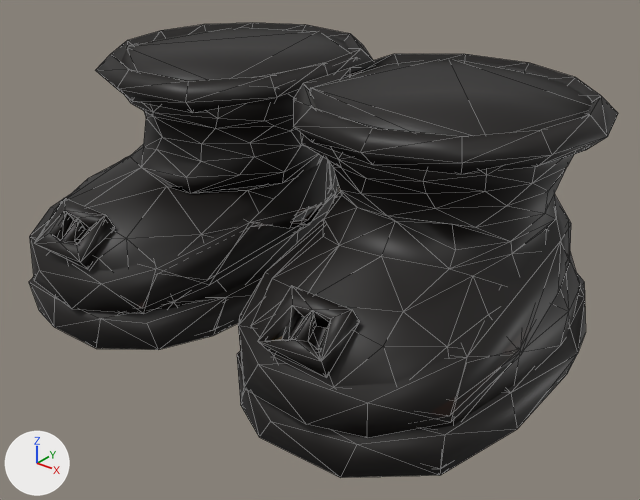
One commit to the glTF model assets/pirates/items/v5/boots_buckle_female_lo.glb: the scene before it, then after it.
Camera for both pictures: a 50 mm lens placed at (0.465, -0.636, 0.405), pointed at (0.023, -0.084, 0.062). The lights are fixed; the arrows at lower left show +X, +Y and +Z. The picture after the commit comes second. Mesh edges are drawn as thin lines. Vertices at exactly the same position are counted once.

The older version as bpy lines, for what is in view:
```python
me_boots_buckle_female_lo = bpy.data.meshes.new('boots_buckle_female_lo')
me_boots_buckle_female_lo.from_pydata(...)  # 1074 vertices, 2116 faces; spans x -0.252..0.248, y -0.256..0.098, z -0.009..0.213
me_boots_buckle_female_lo.materials.append(mat_boots_buckle)
ob_boots_buckle_female_lo = bpy.data.objects.new('boots_buckle_female_lo', me_boots_buckle_female_lo)
ob_boots_buckle_female_lo.location = (0.0, 0.0, 0.0)
```
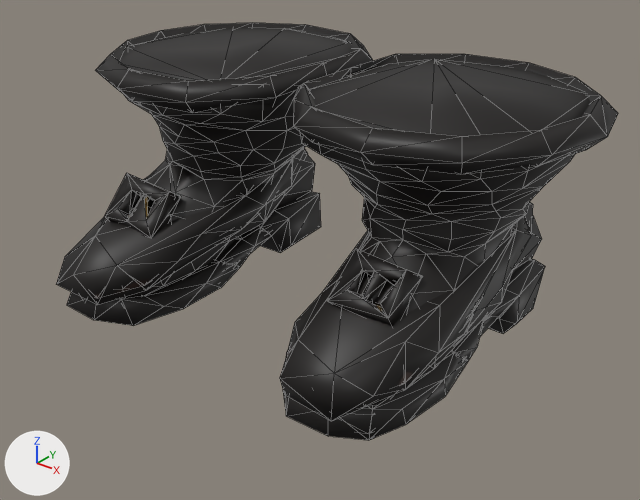
The change, as a list of edits to the scene's bpy script:
```text
Change me_boots_buckle_female_lo:
    used by ob_boots_buckle_female_lo; location = (0.0, 0.0, 0.0)
    remove me_boots_buckle_female_lo.from_pydata(...)  # 1074 vertices, 2116 faces; spans x -0.252..0.248, y -0.256..0.098, z -0.009..0.213
    add me_boots_buckle_female_lo.from_pydata(...)  # 1232 vertices, 2436 faces; spans x -0.241..0.245, y -0.235..0.098, z -0.006..0.213
    me_boots_buckle_female_lo part 1: the loose piece of 32 vertices spanning x 0.021..0.242, y -0.25..0.091, z -0.004..0.036 is rebuilt with 47 vertices and now spans x 0.071..0.184, y -0.232..0.063, z -0.005..0.044
    me_boots_buckle_female_lo part 2: the loose piece of 32 vertices spanning x 0.02..0.248, y -0.256..0.096, z -0.009..0.041 is rebuilt with 47 vertices and now spans x 0.076..0.179, y -0.227..0.057, z 0.0..0.039
    me_boots_buckle_female_lo part 3: the loose piece of 31 vertices spanning x -0.252..-0.016, y -0.256..0.092, z -0.009..0.041 is rebuilt with 47 vertices and now spans x -0.187..-0.077, y -0.232..0.061, z -0.006..0.044
    me_boots_buckle_female_lo part 4: the loose piece of 28 vertices spanning x -0.237..-0.01, y -0.254..0.072, z 0.026..0.125 is rebuilt with 26 vertices and now spans x -0.189..-0.055, y -0.235..0.056, z 0.025..0.114
    me_boots_buckle_female_lo part 5: the loose piece of 28 vertices spanning x -0.236..-0.014, y -0.249..0.069, z 0.032..0.121 is rebuilt with 26 vertices and now spans x -0.187..-0.061, y -0.23..0.053, z 0.03..0.109
    me_boots_buckle_female_lo part 6: the loose piece of 27 vertices spanning x 0.02..0.236, y -0.256..0.07, z 0.027..0.125 is rebuilt with 27 vertices and now spans x 0.062..0.188, y -0.235..0.057, z 0.022..0.114
    me_boots_buckle_female_lo part 7: the loose piece of 27 vertices spanning x 0.021..0.235, y -0.251..0.065, z 0.032..0.121 is rebuilt with 27 vertices and now spans x 0.067..0.184, y -0.231..0.052, z 0.028..0.109
    me_boots_buckle_female_lo part 8: a new loose piece of 20 vertices spanning x 0.098..0.157, y -0.169..-0.127, z 0.064..0.107, in mat_boots_buckle
    me_boots_buckle_female_lo part 9: a new loose piece of 20 vertices spanning x -0.157..-0.104, y -0.17..-0.133, z 0.065..0.105, in mat_boots_buckle
    me_boots_buckle_female_lo part 10: a new loose piece of 20 vertices spanning x -0.16..-0.101, y -0.175..-0.128, z 0.06..0.11, in mat_boots_buckle
    me_boots_buckle_female_lo part 11: the loose piece of 20 vertices spanning x 0.1..0.157, y -0.25..-0.206, z 0.065..0.107 is deleted
    me_boots_buckle_female_lo part 12: the loose piece of 20 vertices spanning x -0.163..-0.101, y -0.25..-0.205, z 0.063..0.106 is deleted
    me_boots_buckle_female_lo part 13: 6 vertices moved within x -0.01..0.015, y -0.096..0.041, z 0.186..0.213; 582 vertices removed from x -0.24..0.238, y -0.247..0.088, z 0.005..0.213; 682 vertices added at x -0.231..0.23, y -0.229..0.09, z 0.008..0.213
    other edits to the shape of me_boots_buckle_female_lo do not show in these pictures
```

What differs and where, as boxes [x1, y1, x2, y2] in the pictures (640 x 500 px; the box of a moved part takes in the faces that stretch with it):
'boots_buckle_female_lo', reshaped (8% shorter): before [29, 23, 618, 478]; after [56, 23, 618, 440]
part 1 of me_boots_buckle_female_lo, rebuilt (not visible before): after [283, 259, 545, 440]
part 2 of me_boots_buckle_female_lo, rebuilt (not visible afterwards): before [237, 272, 586, 478]
part 3 of me_boots_buckle_female_lo, rebuilt: before [29, 275, 263, 350]; after [67, 191, 321, 326]
part 4 of me_boots_buckle_female_lo, rebuilt: before [30, 155, 335, 314]; after [56, 148, 308, 305]
part 5 of me_boots_buckle_female_lo, rebuilt (mostly hidden): before [137, 205, 320, 308]; after [94, 281, 150, 298]
part 6 of me_boots_buckle_female_lo, rebuilt (24% narrower, 10% shorter): before [238, 194, 571, 438]; after [280, 202, 533, 421]
part 7 of me_boots_buckle_female_lo, rebuilt (mostly hidden): before [431, 219, 569, 417]; after [286, 226, 530, 386]
part 8 of me_boots_buckle_female_lo, added: after [327, 248, 423, 326]
part 9 of me_boots_buckle_female_lo, added (mostly hidden): after [128, 197, 148, 220]
part 10 of me_boots_buckle_female_lo, added: after [105, 173, 181, 238]
part 11 of me_boots_buckle_female_lo, deleted: before [258, 285, 360, 378]
part 12 of me_boots_buckle_female_lo, deleted: before [35, 198, 115, 269]
part 13 of me_boots_buckle_female_lo, moved or reshaped: before [46, 28, 592, 431]; after [119, 28, 591, 408]
